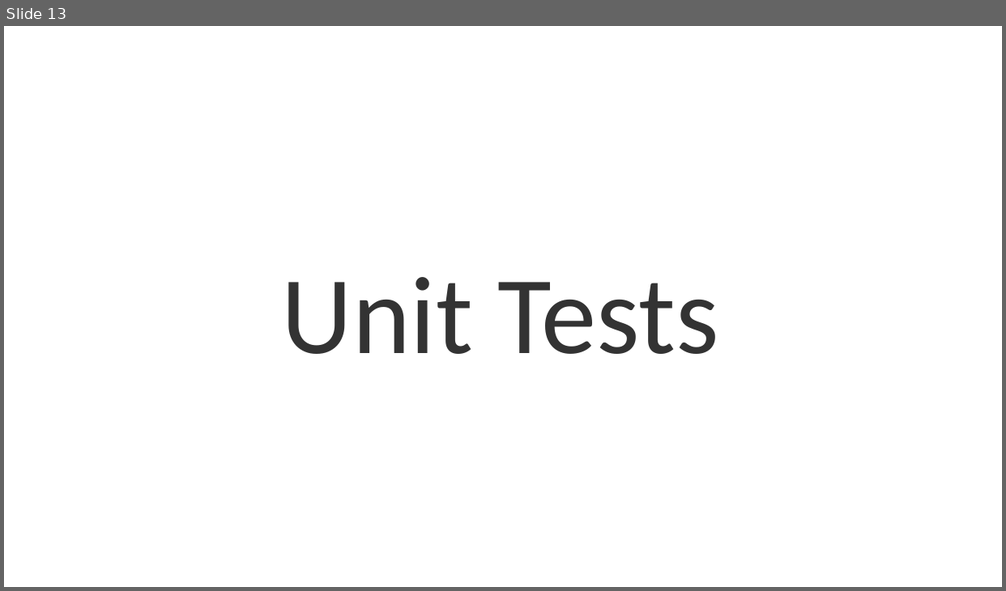
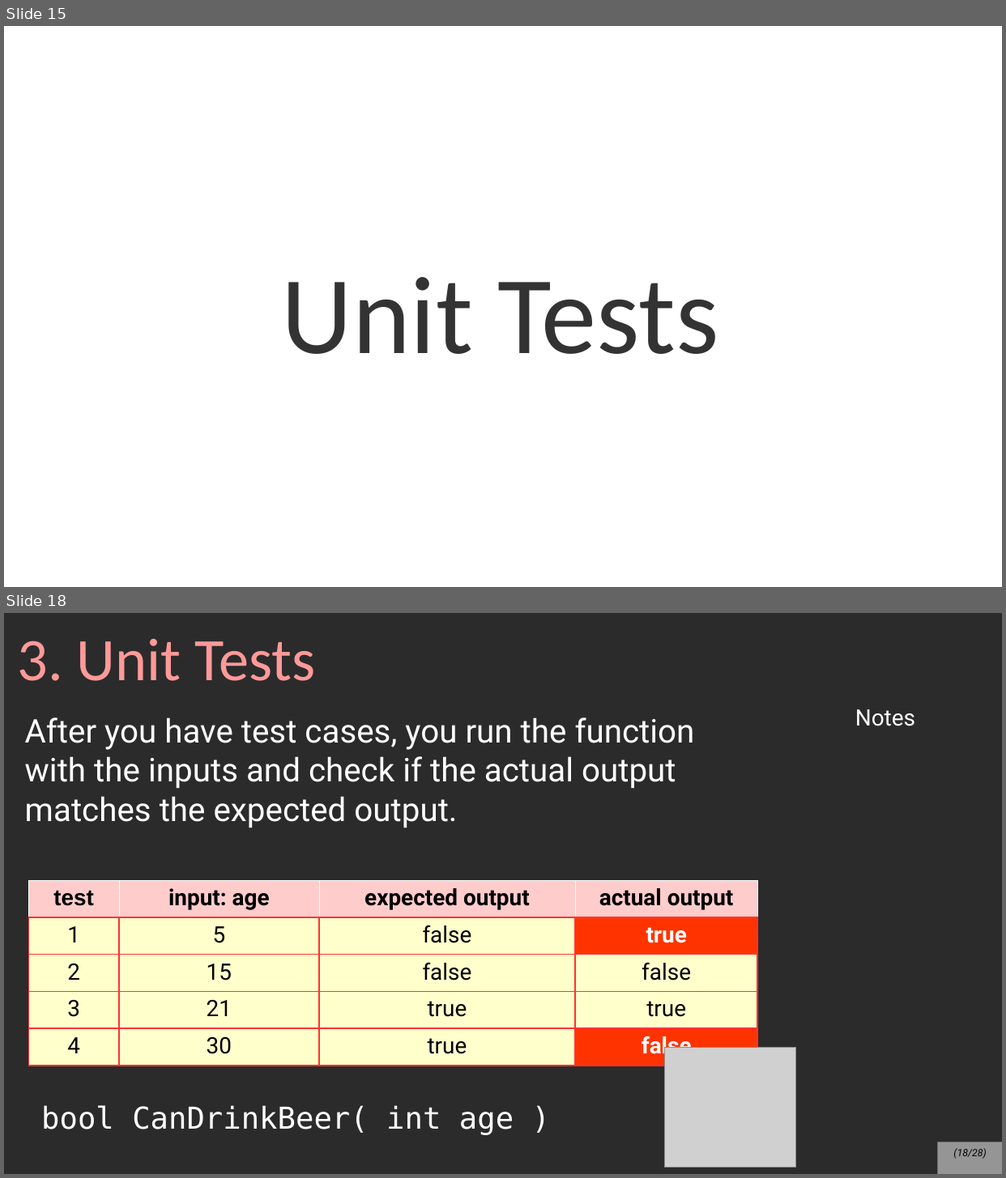
Before and after one commit to mariamhabib/CS250-Data-Structures, a slide deck: Lectures/Slides/Testing.odp. Shown one above the other, each under a label of ours: slide 13 before the commit, slides 15 and 18 after it; the slides between them are not shown. The pictures are 1006x591 and 1006x1178 pixels, drawn with LibreOffice and Linux fonts; fonts in the diff are those of the drawing; grey boxes stand for pictures; background and template pictures are left out; a plain dark background stands for a picture behind light text. Boxes give left, top, right and bottom in pixels: in the first picture for what was removed or moved away, otherwise in the second. Text is boxed around its words. In the diff, an @@ line names an element or a change of style, - is before the commit and + after.

```diff
--- a/Lectures/Slides/Testing.odp
+++ b/Lectures/Slides/Testing.odp
@@ slide 18 added at [4, 613, 1002, 1174], background picture (left out) @@
@@ title added at [18, 638, 315, 681], 48 pt, text #FF9999 @@
+3. Unit Tests
@@ text added at [855, 709, 915, 726], 18 pt, text #FFFFFF @@
+Notes
@@ text added at [25, 717, 695, 828], 26 pt, text #FFFFFF @@
+After you have test cases, you run the function with the inputs and check if the actual output matches the expected output.
@@ table added at [28, 881, 757, 1066], 5 rows, 4 columns @@
+test | input: age | expected output | actual output
+1 | 5 | false | true
+2 | 15 | false | false
+3 | 21 | true | true
+4 | 30 | true | false
@@ picture added at [665, 1048, 796, 1167] @@
@@ text added at [41, 1105, 513, 1135], 24 pt, text #FFFFFF @@
+bool CanDrinkBeer( int age )
@@ page number added at [938, 1143, 1002, 1174], fill #FFFFFF at 50% opacity, 8 pt, text #000000, italic @@
+(18/28)
@@ what was slide 13 is now slide 15 @@
```
Also in this commit, not shown: 7 slides changed, 14 other slides added, 2 slides removed, 2 other files.
